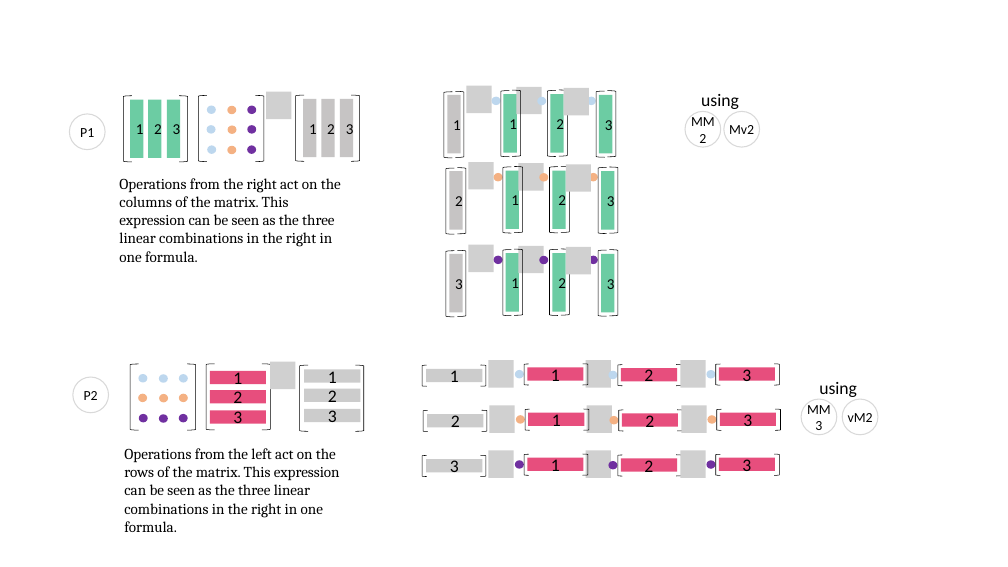
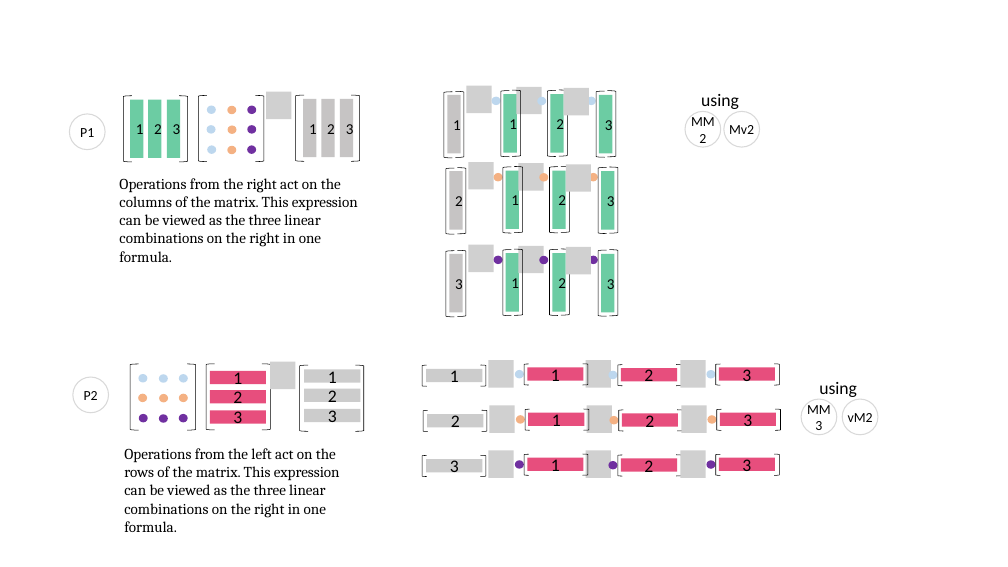
Before and after one commit to kenjihiranabe/The-Art-of-Linear-Algebra, a slide deck: slide 18 of Illustrations.pptx. Drawn at 1008x567 pixels with LibreOffice and Linux fonts; fonts in the diff are those of the drawing; grey boxes stand for pictures. Boxes give left, top, right and bottom in pixels: in the first picture for what was removed or moved away, otherwise in the second. Text is boxed around its words. In the diff, an @@ line names an element or a change of style, - is before the commit and + after.

```diff
--- a/Illustrations.pptx
+++ b/Illustrations.pptx
@@ text at (x1=119, y1=178, x2=358, y2=262): text changed @@
-Operations from the right act on the columns of the matrix. This expression can be seen as the three linear combinations in the right in one formula.
+Operations from the right act on the columns of the matrix. This expression can be viewed as the three linear combinations on the right in one formula.
@@ text at (x1=124, y1=448, x2=340, y2=532): text changed @@
-Operations from the left act on the rows of the matrix. This expression can be seen as the three linear combinations in the right in one formula.
+Operations from the left act on the rows of the matrix. This expression can be viewed as the three linear combinations on the right in one formula.
```
Also in this commit, not shown: 3 other slides changed, 31 other files.
